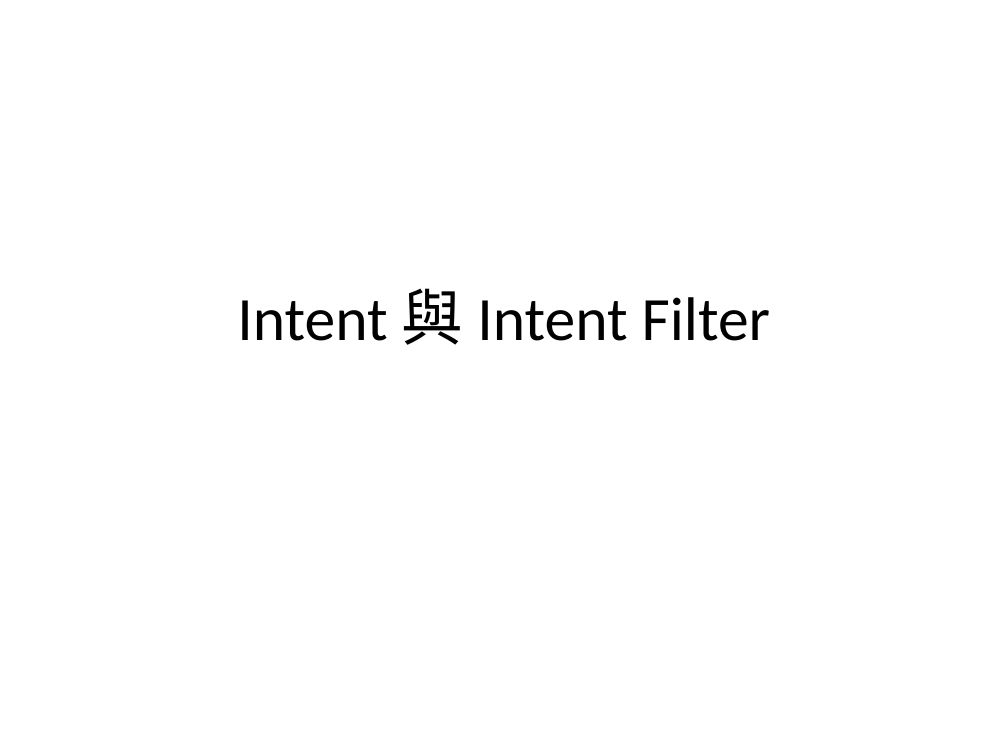
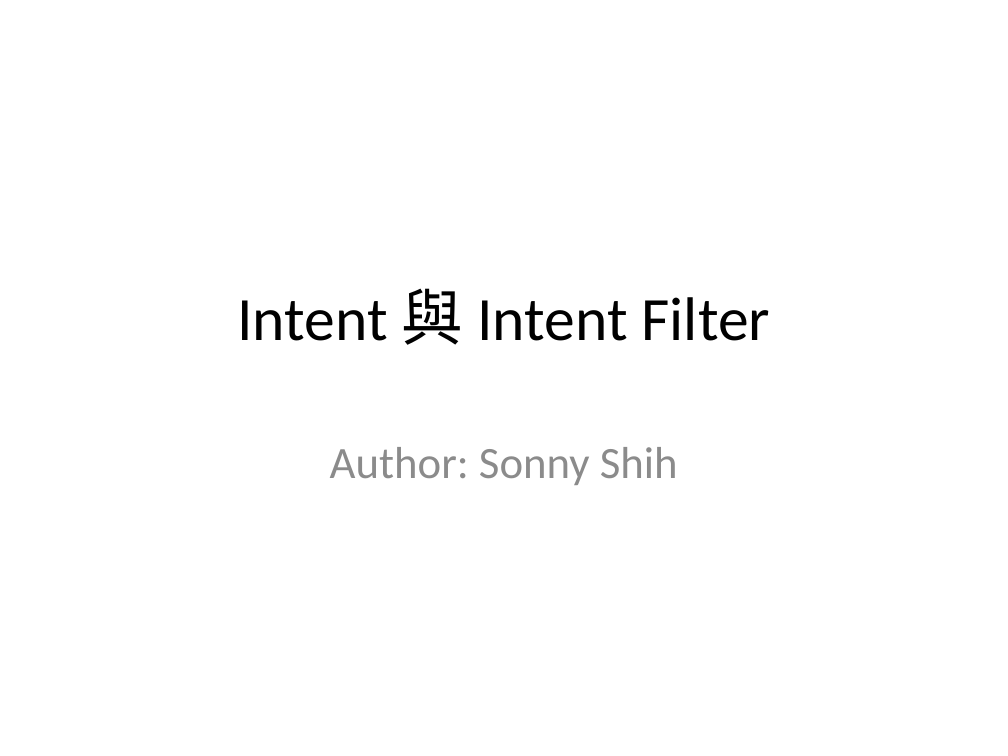
Before and after one commit to sonnyshih/AndroidDemoSample, a slide deck: slide 1 of CustomerUIDemo/Intent and Intent Filter instruction.pptx. Drawn at 1008x756 pixels with LibreOffice and Linux fonts; fonts in the diff are those of the drawing. Boxes give left, top, right and bottom in pixels: in the first picture for what was removed or moved away, otherwise in the second. Text is boxed around its words. In the diff, an @@ line names an element or a change of style, - is before the commit and + after.

```diff
--- a/CustomerUIDemo/Intent and Intent Filter instruction.pptx
+++ b/CustomerUIDemo/Intent and Intent Filter instruction.pptx
@@ subtitle added at bbox=[330, 447, 678, 485], 32 pt, text #8C8C8C @@
+Author: Sonny Shih
```
Also in this commit, not shown: 17 other files.
